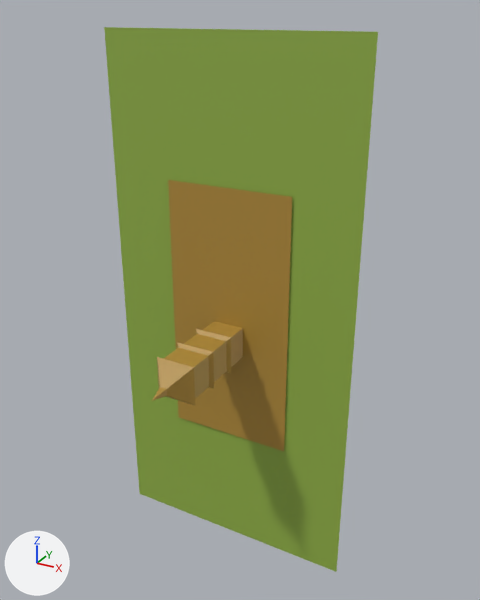
The glTF model modelo.glb as it was, and as the next commit left it.
One viewpoint serves both versions: a 50 mm lens placed at (18.3, -27.9, 18.3), pointed at (2.0, 1.8, 3.4). Lighting does not change. The marker at lower left points along +X, +Y and +Z. Where no turn or scale is listed for an object, it has been applied to the vertices. Vertices at the same position are counted once.

Names of what the first picture shows: 'Plano', 'Plano.001'.
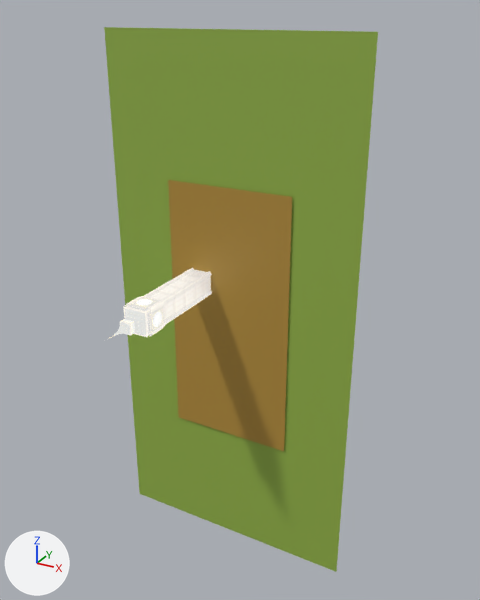
What differs and where, as boxes [x1, y1, x2, y2] in the pictures (480 x 600 px):
'Plano', reshaped (11% narrower)
    before: [152, 180, 292, 451]
    after: [168, 180, 292, 451]
'10059_big_ben_v2_max2011_it1', added
    after: [107, 268, 212, 340]

Patch to the scene script:
```diff
--- a/modelo.glb.py
+++ b/modelo.glb.py
@@ img_10059_big_ben_v1_diffuse @@
+img_10059_big_ben_v1_diffuse = load_image('10059_big_ben_v1_diffuse', '_unpacked/10059_big_ben_v1_diffuse', 1024, 1024, 'sRGB')
@@ mat_standard_13 @@
+mat_standard_13 = principled_material('Standard_13')
+mat_standard_13.texture = img_10059_big_ben_v1_diffuse
+mat_standard_13.roughness = 0.9
+mat_standard_13.transmission_weight = 1.0
+mat_standard_13.emission_strength = 0.588
@@ me_plano_001 @@
 # used by ob_plano; location = (0.0, 4.0, 0.0)
-me_plano_001.from_pydata(...)  # 37 vertices, 68 faces; spans x -4.0..4.0, y -8.0..0.0, z -7.5..9.0
+me_plano_001.from_pydata(...)  # 5 vertices, 4 faces; spans x -4.0..4.0, y 0.0, z -7.5..9.0
+# me_plano_001 part 1
+# 33 vertices are removed from x -1.2..1.2, y -8.0..0.0, z -1.7..0.7
+# 68 faces are deleted
+# 1 vertex is added at (-0.1, 0.0, 0.4)
+# 4 new faces join them
 me_plano_001.materials.append(mat_material_001)
@@ me_10059_big_ben_v2_max2011_it1 @@
+me_10059_big_ben_v2_max2011_it1.from_pydata(...)  # 19208 vertices, 38540 faces; spans x -0.83..0.83, y -9.34..0.0, z -0.83..0.83
+me_10059_big_ben_v2_max2011_it1.materials.append(mat_standard_13)  # picture img_10059_big_ben_v1_diffuse
@@ ob_10059_big_ben_v2_max2011_it1 @@
+ob_10059_big_ben_v2_max2011_it1 = bpy.data.objects.new('10059_big_ben_v2_max2011_it1', me_10059_big_ben_v2_max2011_it1)
+ob_10059_big_ben_v2_max2011_it1.location = (-1.88, 4.0, 3.0)
```
